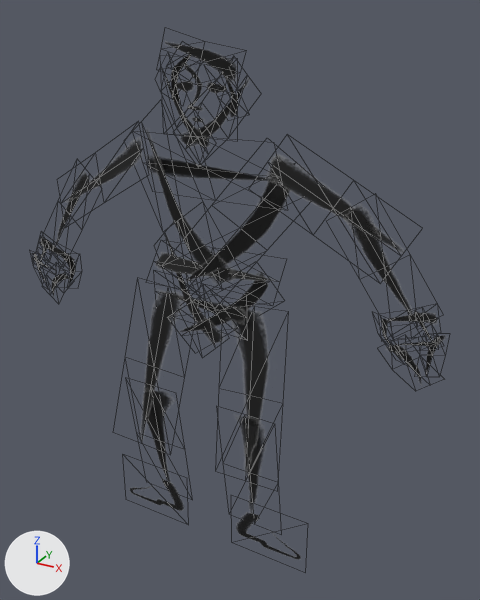
What one commit did to the FBX model Assets/Art/Character/Humanoids/Plane_Character_Rig_Animtex.FBX.
Rendered twice from a camera (50 mm lens) standing at (0.607, -0.961, 1.056) and looking at (0.052, 0.048, 0.551). The lights are fixed; the arrows at lower left show +X, +Y and +Z. Mesh edges are drawn as thin lines. Where no turn or scale is listed for an object, it has been applied to the vertices.

Names of what the first picture shows: 'calf_left', 'calf_right', 'chest1', 'chest2', 'chest3', 'foot_left', 'forearm_left', 'head3', 'hip2', 'thigh_left', 'thigh_right', 'upperarm_left', 'upperarm_right'.
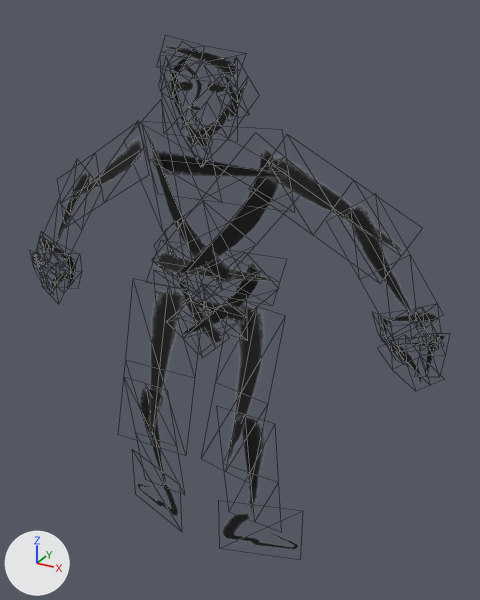
Pixel boxes (x1, y1, x2, y2) of what changed, in the pictures (480 x 600 px; the box of a moved part takes in the faces that stretch with it):
'chest3', mesh moved: before (186, 156, 290, 281); after (176, 150, 278, 275)
'thigh_left', reshaped: before (233, 309, 268, 468); after (227, 305, 263, 462)
'thigh_right', reshaped: before (141, 292, 181, 437); after (150, 292, 184, 441)
'chest1', mesh rescaled (8% taller): before (147, 156, 276, 181); after (152, 150, 283, 177)
'calf_right', reshaped (7% narrower): before (143, 389, 172, 483); after (140, 387, 167, 484)
'hip2', mesh turned: before (180, 272, 268, 332); after (180, 262, 260, 335)
'foot_left', reshaped (17% wider, 25% shorter): before (236, 513, 301, 560); after (222, 514, 298, 549)
part 4 of me_mesh_017, moved or reshaped: before (151, 390, 172, 443); after (147, 389, 164, 441)
part 5 of me_mesh_017, moved or reshaped: before (154, 439, 171, 483); after (151, 438, 167, 484)

Edits to the bpy script that builds the scene:
```text
Change me_mesh_001:
    where me_mesh_001.from_pydata(...)  # 9 vertices, 8 faces; spans x -0.067..0.149, y -0.023..0.038, z 0.446..0.646
    me_mesh_001 part 8: the whole mesh is turned -8.2 degrees about the y axis through its middle, then moved by (-0.007, 0.0, 0.006)
Change me_mesh_015:
    where me_mesh_015.from_pydata(...)  # 9 vertices, 8 faces; spans x 0.028..0.194, y -0.066..0.025, z 0.227..0.567
    me_mesh_015 part 1
    me_mesh_015.vertices[0].co: (0.055, -0.057, 0.227) -> (0.023, -0.057, 0.245)
    me_mesh_015.vertices[1].co: (0.125, -0.062, 0.234) -> (0.081, -0.062, 0.24)
    me_mesh_015.vertices[2].co: (0.194, -0.066, 0.241) -> (0.139, -0.066, 0.236)
    me_mesh_015.vertices[3].co: (0.042, -0.016, 0.39) -> (0.035, -0.016, 0.401)
    me_mesh_015.vertices[4].co: (0.111, -0.021, 0.397) -> (0.092, -0.021, 0.397)  # pixel (250, 395) -> pixel (241, 392)
    me_mesh_015.vertices[5].co: (0.181, -0.025, 0.404) -> (0.15, -0.025, 0.393)
    me_mesh_015.vertices[6].co: (0.028, 0.025, 0.553) -> (0.046, 0.025, 0.565)  # not seen -> pixel (231, 296)
    me_mesh_015.vertices[7].co: (0.098, 0.02, 0.56) -> (0.104, 0.02, 0.561)  # pixel (254, 306) -> not seen
    me_mesh_015.vertices[8].co: (0.167, 0.016, 0.567) -> (0.162, 0.016, 0.557)
Change me_mesh_013:
    where me_mesh_013.from_pydata(...)  # 4 vertices, 2 faces; spans x 0.057..0.231, y 0.0, z 0.0..0.129
    me_mesh_013 part 3
    me_mesh_013.vertices[0].co: (0.057, 0.0, 0.0) -> (0.043, -0.027, 0.0)
    me_mesh_013.vertices[1].co: (0.231, 0.0, 0.0) -> (0.208, 0.027, 0.0)
    me_mesh_013.vertices[2].co: (0.057, 0.0, 0.129) -> (0.043, -0.027, 0.129)
    me_mesh_013.vertices[3].co: (0.231, 0.0, 0.129) -> (0.208, 0.027, 0.129)
Change me_mesh_006:
    where me_mesh_006.from_pydata(...)  # 9 vertices, 8 faces; spans x -0.149..0.158, y -0.022..0.049, z 0.736..0.866
    me_mesh_006 part 2: the whole mesh is scaled about its middle by (1, 1, 1.19), then moved by (0.013, 0.0, 0.009)
Change me_mesh_009:
    where me_mesh_009.from_pydata(...)  # 9 vertices, 8 faces; spans x -0.063..0.203, y -0.038..0.066, z 0.549..0.861
    me_mesh_009 part 6: the whole mesh is moved by (-0.022, 0.0, 0.007)
Change me_mesh_018:
    where me_mesh_018.from_pydata(...)  # 9 vertices, 8 faces; spans x -0.183..-0.018, y -0.066..0.025, z 0.227..0.567
    me_mesh_018 part 7
    me_mesh_018.vertices[0].co: (-0.045, -0.057, 0.227) -> (-0.007, -0.057, 0.238)
    me_mesh_018.vertices[1].co: (-0.114, -0.062, 0.234) -> (-0.088, -0.062, 0.239)
    me_mesh_018.vertices[2].co: (-0.183, -0.066, 0.241) -> (-0.169, -0.066, 0.24)
    me_mesh_018.vertices[3].co: (-0.031, -0.016, 0.39) -> (-0.007, -0.016, 0.396)
    me_mesh_018.vertices[4].co: (-0.101, -0.021, 0.397) -> (-0.088, -0.021, 0.397)  # pixel (154, 367) -> pixel (159, 369)
    me_mesh_018.vertices[5].co: (-0.17, -0.025, 0.404) -> (-0.169, -0.025, 0.398)
    me_mesh_018.vertices[6].co: (-0.018, 0.025, 0.553) -> (-0.006, 0.025, 0.56)
    me_mesh_018.vertices[7].co: (-0.087, 0.02, 0.56) -> (-0.087, 0.02, 0.561)
    me_mesh_018.vertices[8].co: (-0.156, 0.016, 0.567) -> (-0.168, 0.016, 0.562)
Change me_mesh_017:
    where me_mesh_017.from_pydata(...)  # 9 vertices, 8 faces; spans x -0.162..-0.038, y -0.038..0.006, z 0.069..0.365
    me_mesh_017 part 4: all 2 vertices in x -0.1, y -0.038..-0.016, z 0.217..0.365 are moved by (-0.012, 0.0, 0.0)
    me_mesh_017 part 5: the 1 vertex in x -0.1, y 0.006, z 0.069 is moved by (-0.011, 0.0, 0.006)
```
